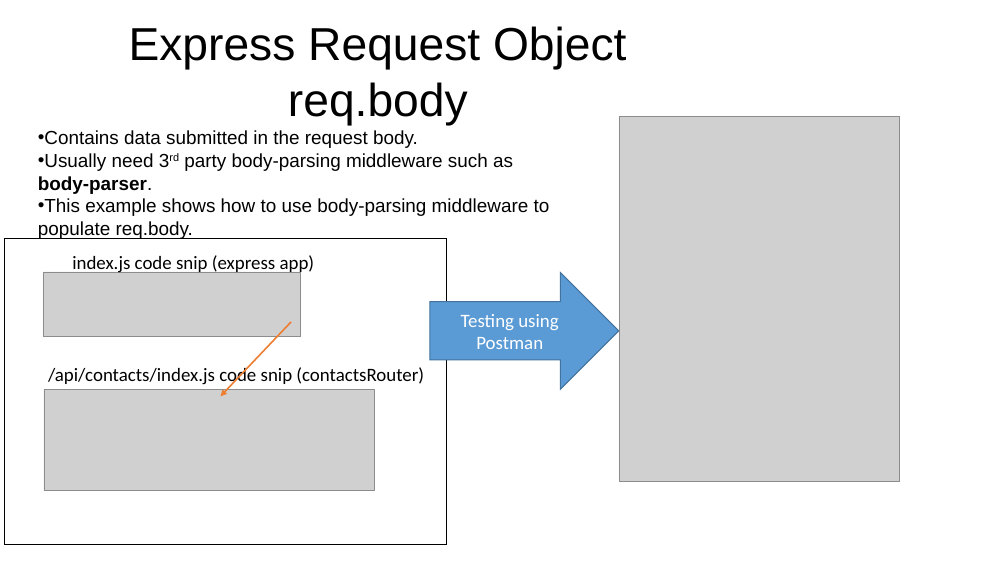
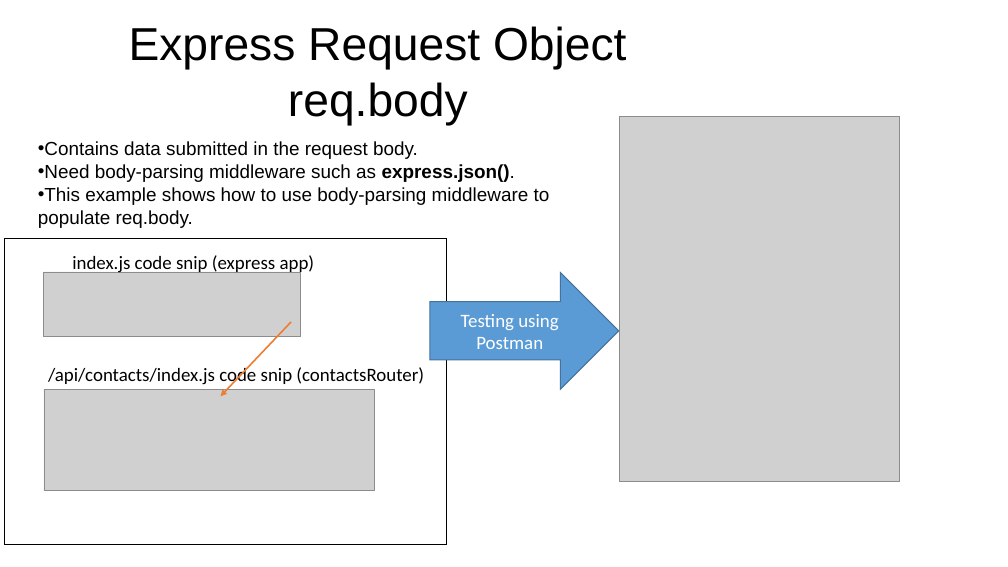
Before and after one commit to diarmuidoconnor/wad2, a slide deck: slide 13 of topic08/talk-1/express apis.pptx. Drawn at 1008x567 pixels with LibreOffice and Linux fonts; fonts in the diff are those of the drawing; grey boxes stand for pictures. Boxes give left, top, right and bottom in pixels: in the first picture for what was removed or moved away, otherwise in the second. Text is boxed around its words. In the diff, an @@ line names an element or a change of style, - is before the commit and + after.

```diff
--- a/topic08/talk-1/express apis.pptx
+++ b/topic08/talk-1/express apis.pptx
@@ text at (x1=38, y1=164, x2=515, y2=182): text changed @@
-• Usually need 3rd party body-parsing middleware such as body-parser.
+• Need body-parsing middleware such as express.json().
```
Also in this commit, not shown: 1 other slide changed, 4 other files.
